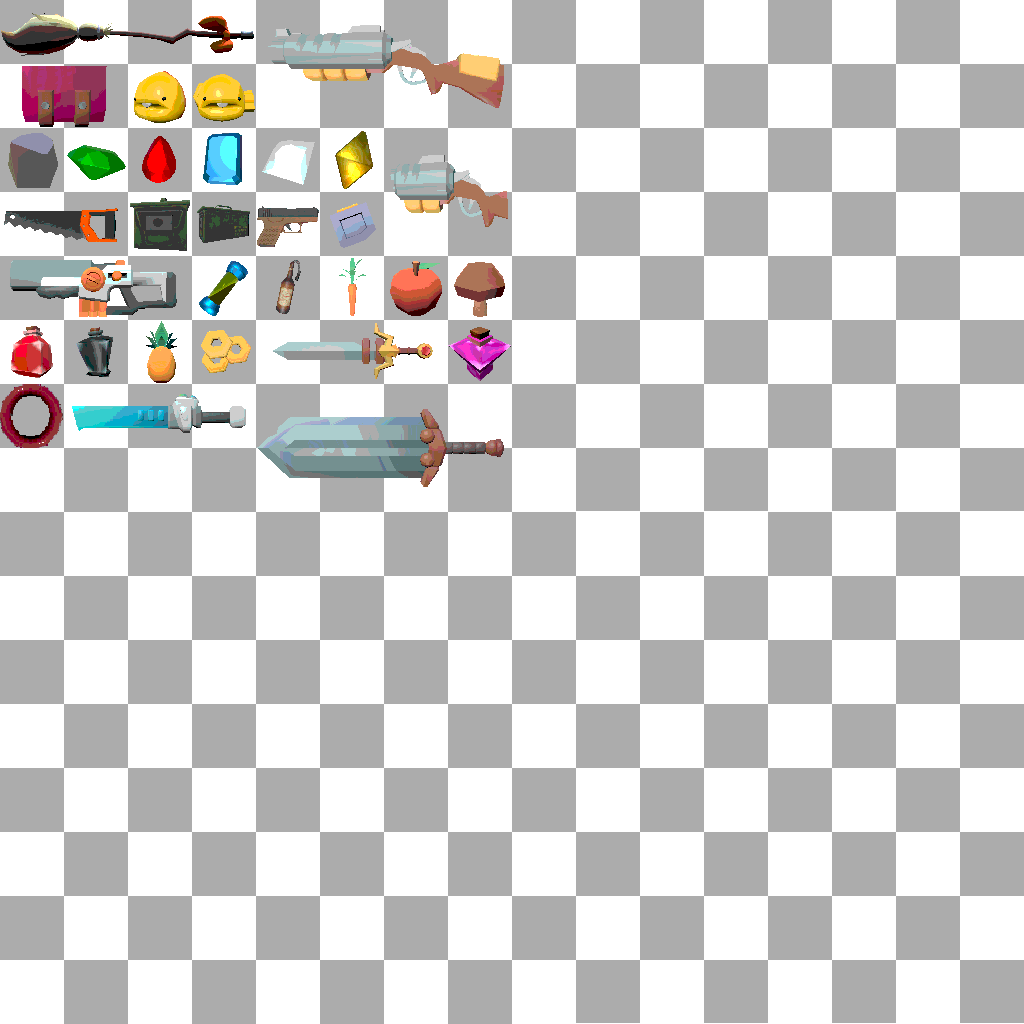
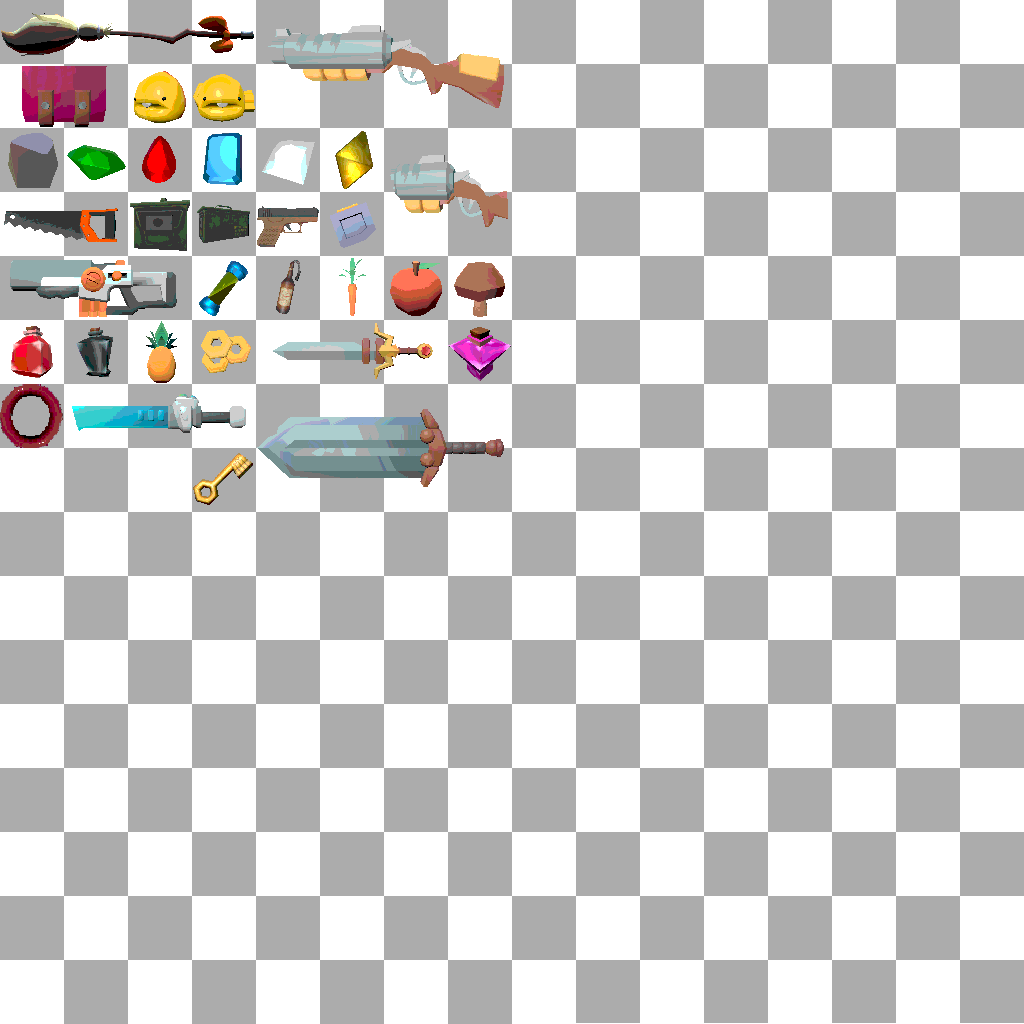
The second 1024×1024 image is a revision of the first. Changes to its layers:
added layer "Key" above "BookNew" over [193, 453, 253, 505]